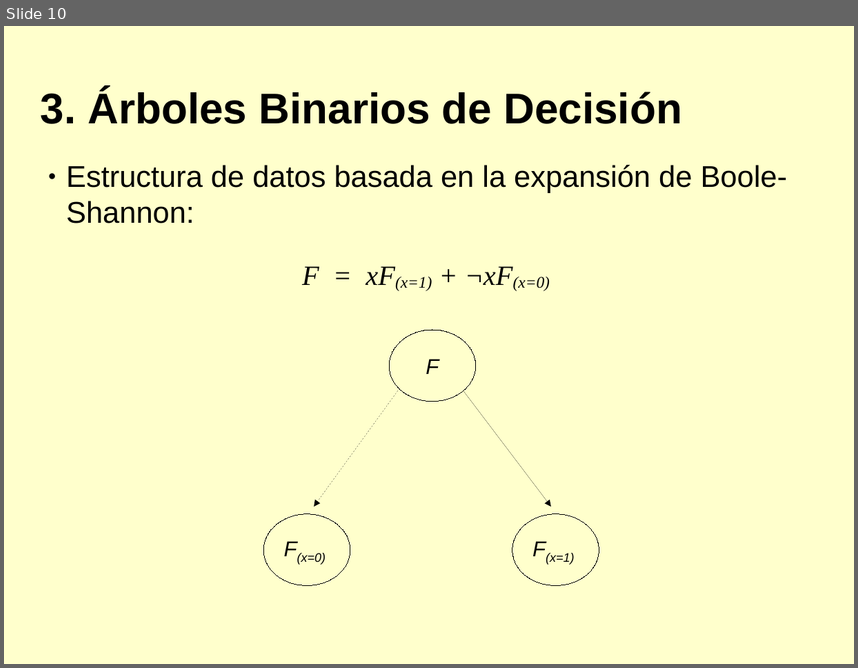
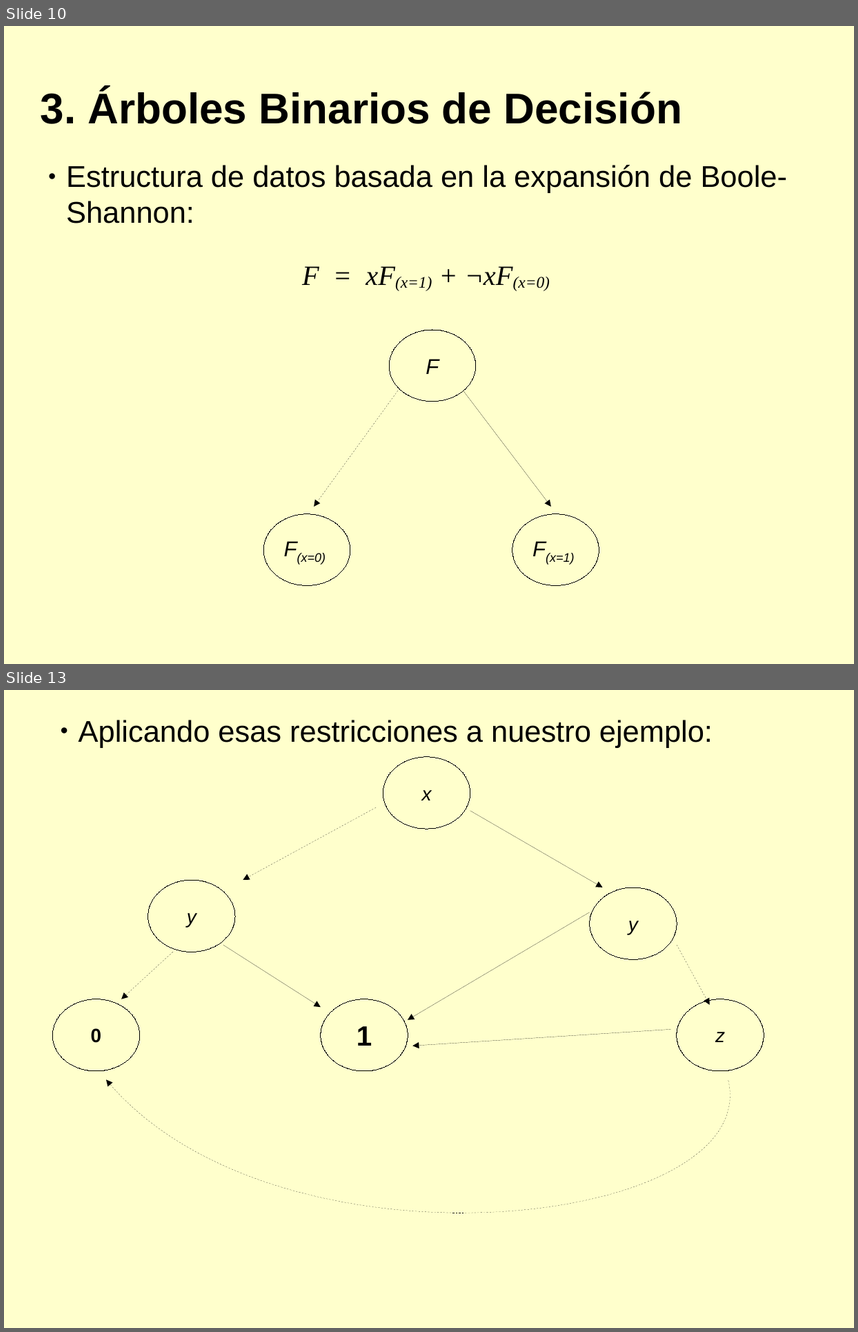
Before and after one commit to diegojromerolopez/djbdd, a slide deck: doc/presentacion.odp. Shown one above the other, each under a label of ours: slide 10 before the commit, slides 10 and 13 after it; the slides between them are not shown. The pictures are 858x668 and 858x1332 pixels, drawn with LibreOffice and Linux fonts; fonts in the diff are those of the drawing. Boxes give left, top, right and bottom in pixels: in the first picture for what was removed or moved away, otherwise in the second. Text is boxed around its words. In the diff, an @@ line names an element or a change of style, - is before the commit and + after.

```diff
--- a/doc/presentacion.odp
+++ b/doc/presentacion.odp
@@ slide 13 added at [4,690,854,1328], background #FFFFCC @@
@@ text added at [79,720,713,748], 28 pt, text #000000 @@
+● Aplicando esas restricciones a nuestro ejemplo:
@@ group added at [52,757,764,1212]: 7 arrows, 6 ellipses, 1 freeform shape @@
+x
+y
+y
+z
+0
+1
```
Also in this commit, not shown: 1 slide changed, 14 other slides added, 3 other files.
